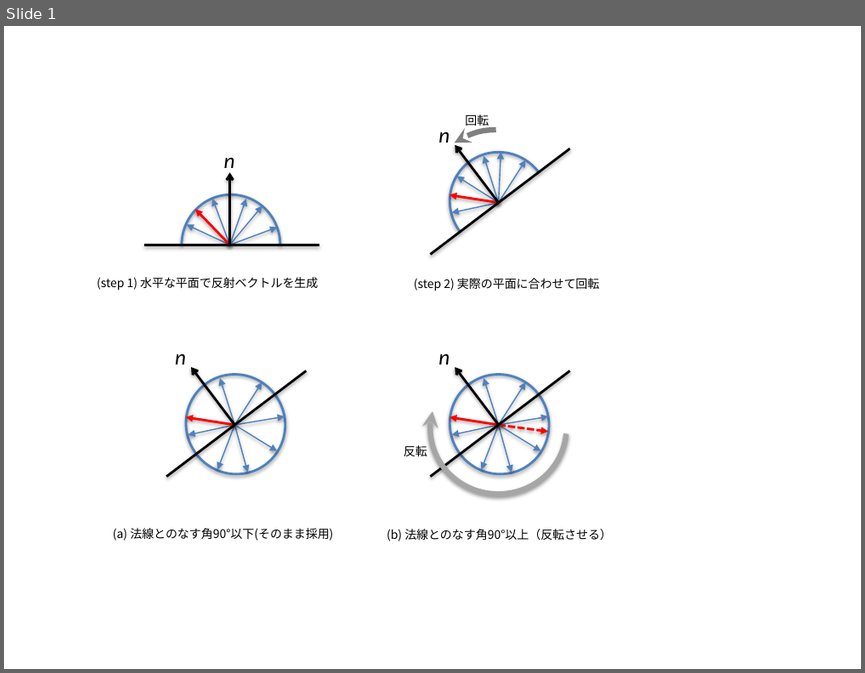
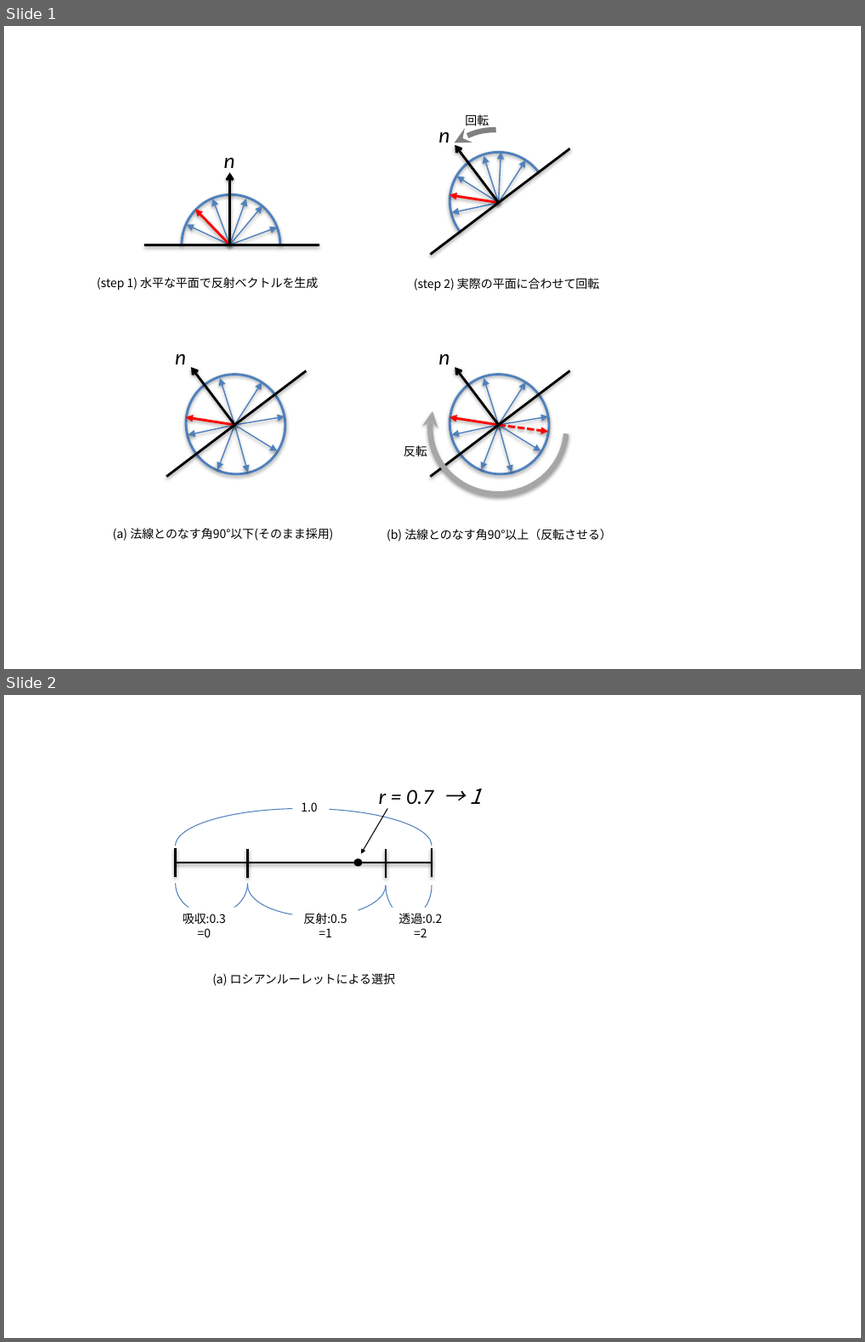
Before and after one commit to eijian/blog, a slide deck: articles/201706/figure-20170616.pptx. Shown one above the other, each under a label of ours: slide 1 before the commit, slides 1 and 2 after it. The pictures are 865x673 and 865x1342 pixels, drawn with LibreOffice and Linux fonts; fonts in the diff are those of the drawing. Boxes give left, top, right and bottom in pixels: in the first picture for what was removed or moved away, otherwise in the second. Text is boxed around its words. In the diff, an @@ line names an element or a change of style, - is before the commit and + after.

```diff
--- a/articles/201706/figure-20170616.pptx
+++ b/articles/201706/figure-20170616.pptx
@@ slide 2 added at [4,695,861,1338], background #FFFFFF @@
@@ text added at [379,789,481,804], 18 pt, text #000000, italic @@
+r = 0.7 → 1
@@ arc (boxed as its full ellipse) added at [176,808,432,883], outline #4F81BD 0.75 pt @@
@@ text added at [301,802,317,811], 10 pt, text #000000 @@
+1.0
@@ arrow added from (388, 808) to (361, 853), #000000 0.75 pt @@
@@ line added from (176, 862) to (432, 862), #000000 2 pt @@
@@ line added from (176, 848) to (176, 877), #000000 2 pt @@
@@ arc (boxed as its full ellipse) added at [176,851,247,914], outline #4F81BD 0.75 pt @@
@@ line added from (247, 849) to (247, 878), #000000 2 pt @@
@@ arc (boxed as its full ellipse) added at [247,853,386,916], outline #4F81BD 0.75 pt @@
@@ ellipse added at [355,860,361,865], fill #000000, outline #000000 2 pt @@
@@ line added from (386, 849) to (386, 878), #000000 2 pt @@
@@ arc (boxed as its full ellipse) added at [386,853,432,916], outline #4F81BD 0.75 pt @@
@@ line added from (432, 848) to (432, 877), #000000 2 pt @@
@@ text added at [182,913,226,937], 10 pt, text #000000 @@
+吸収:0.3
+=0
@@ text added at [303,913,347,937], 10 pt, text #000000 @@
+反射:0.5
+=1
@@ text added at [398,913,442,937], 10 pt, text #000000 @@
+透過:0.2
+=2
@@ text added at [212,973,395,986], 10 pt, text #000000 @@
+(a) ロシアンルーレットによる選択
```
Also in this commit, not shown: 1 other slide added.
